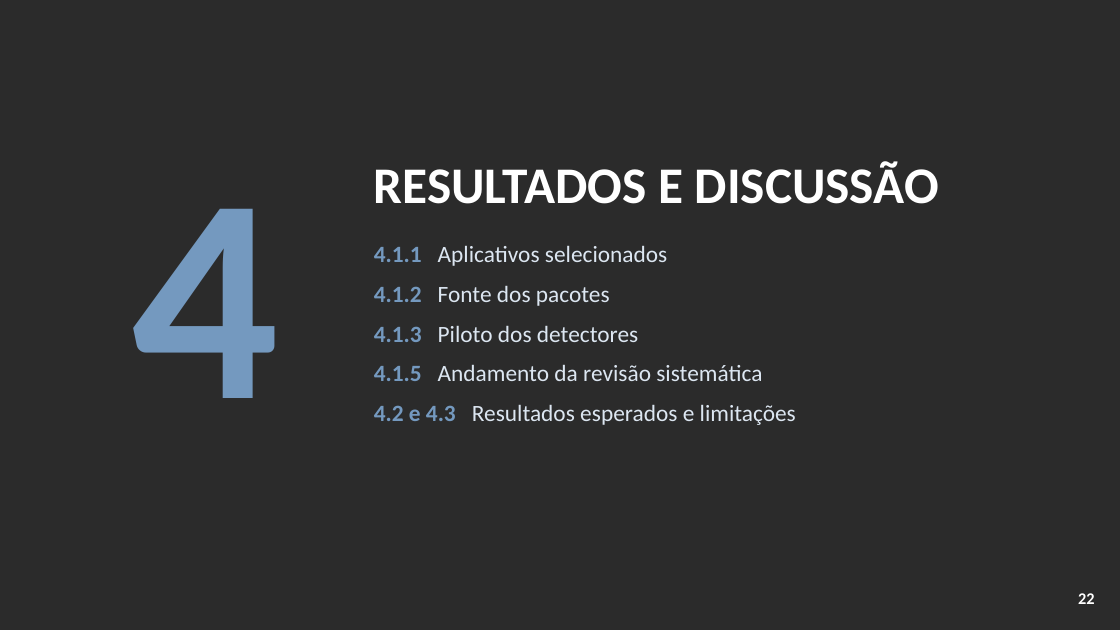
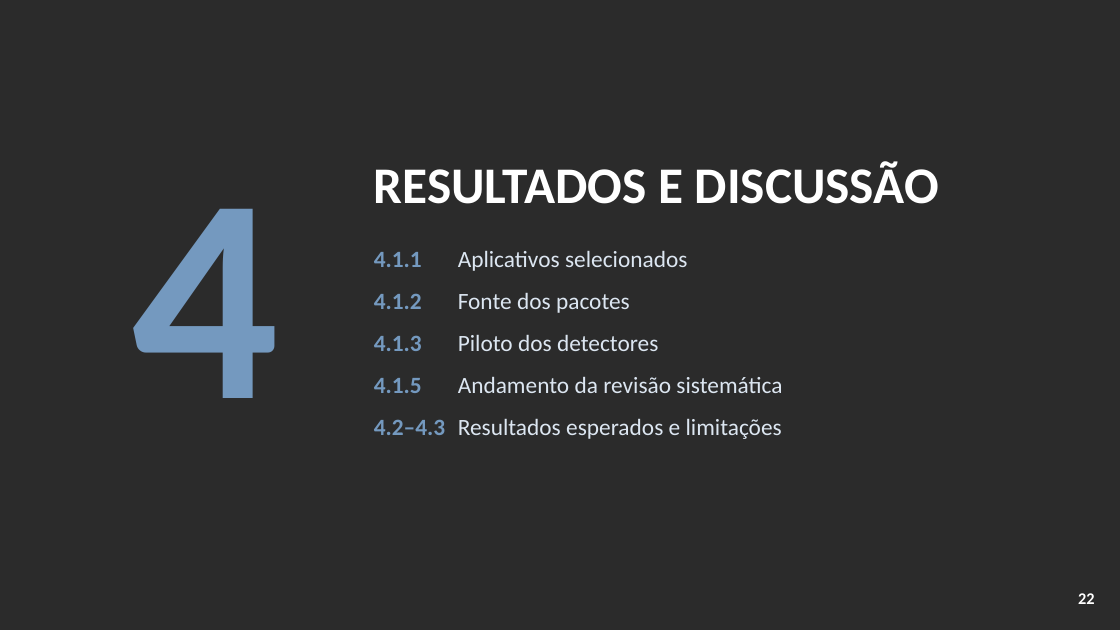
Before and after one commit to ClaudioAMF1/TCC, a slide deck: slide 22 of tcc/apresentacao/apresentacao-defesa-final.pptx. Drawn at 1120x630 pixels with LibreOffice and Linux fonts; fonts in the diff are those of the drawing; background and template pictures are left out; a plain dark background stands for a picture behind light text. Boxes give left, top, right and bottom in pixels: in the first picture for what was removed or moved away, otherwise in the second. Text is boxed around its words. In the diff, an @@ line names an element or a change of style, - is before the commit and + after.

```diff
--- a/tcc/apresentacao/apresentacao-defesa-final.pptx
+++ b/tcc/apresentacao/apresentacao-defesa-final.pptx
@@ text removed at [374, 246, 796, 425] @@
-4.1.1 Aplicativos selecionados
-4.1.2 Fonte dos pacotes
-4.1.3 Piloto dos detectores
-4.1.5 Andamento da revisão sistemática
-4.2 e 4.3 Resultados esperados e limitações
@@ text added at [374, 252, 422, 267], 20 pt, text #7499BF, bold @@
+4.1.1
@@ text added at [458, 251, 687, 271], 20 pt, text #DCE6F1 @@
+Aplicativos selecionados
@@ text added at [374, 293, 422, 309], 20 pt, text #7499BF, bold @@
+4.1.2
@@ text added at [458, 293, 630, 313], 20 pt, text #DCE6F1 @@
+Fonte dos pacotes
@@ text added at [374, 335, 422, 351], 20 pt, text #7499BF, bold @@
+4.1.3
@@ text added at [458, 335, 658, 351], 20 pt, text #DCE6F1 @@
+Piloto dos detectores
@@ text added at [374, 378, 422, 393], 20 pt, text #7499BF, bold @@
+4.1.5
@@ text added at [458, 377, 782, 393], 20 pt, text #DCE6F1 @@
+Andamento da revisão sistemática
@@ text added at [374, 419, 445, 435], 20 pt, text #7499BF, bold @@
+4.2–4.3
@@ text added at [458, 419, 782, 439], 20 pt, text #DCE6F1 @@
+Resultados esperados e limitações
```
Also in this commit, not shown: 18 other slides changed, 2 other files.
